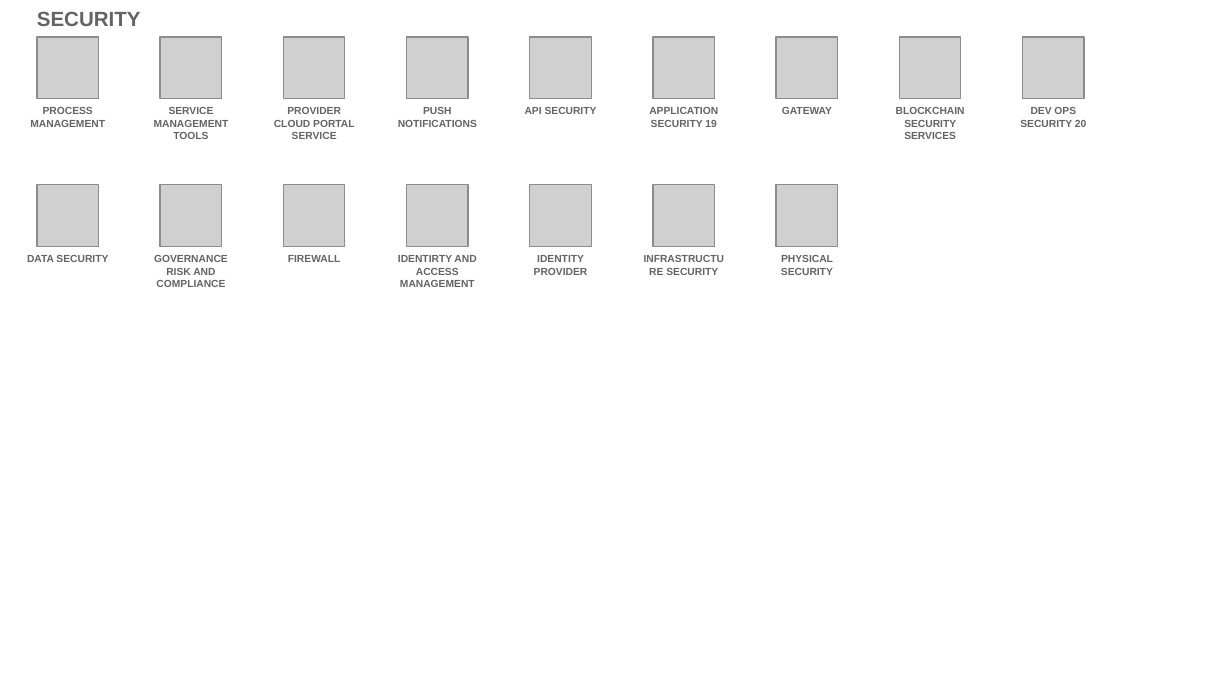
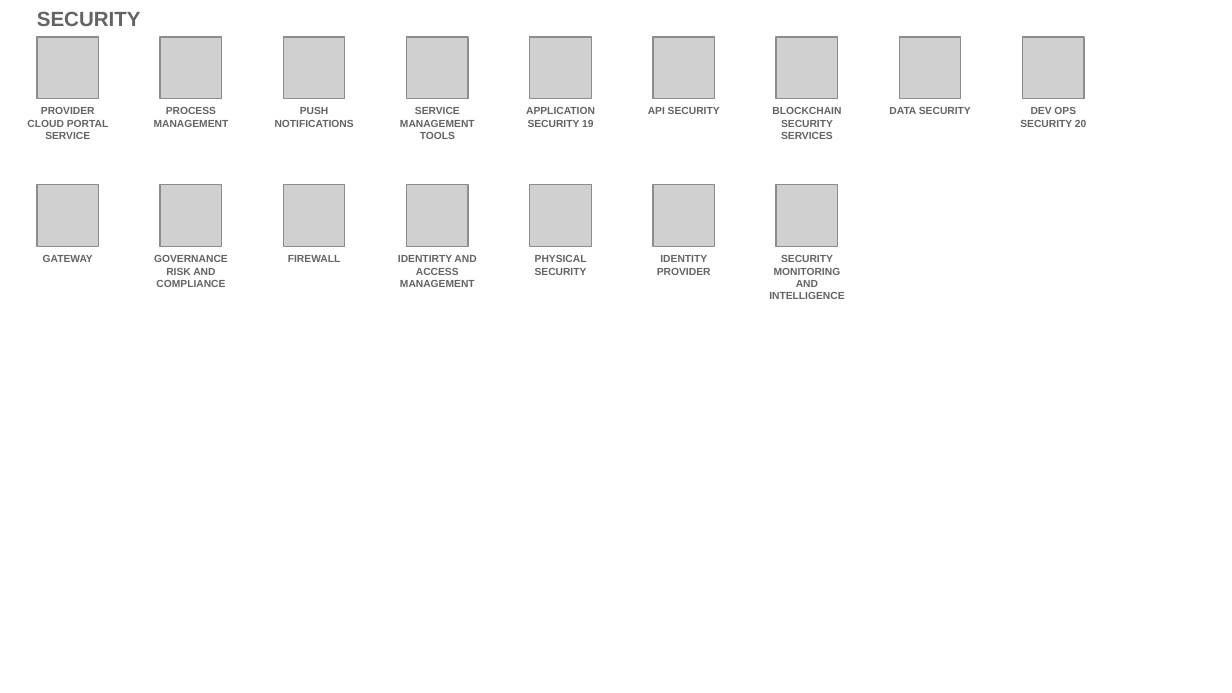
Before and after one commit to l2fprod/myarchitecture, a slide deck: slide 20 of mycatalog-architecture-diagram-template.pptx. Drawn at 1232x693 pixels with LibreOffice and Linux fonts; fonts in the diff are those of the drawing; grey boxes stand for pictures. Boxes give left, top, right and bottom in pixels: in the first picture for what was removed or moved away, otherwise in the second. Text is boxed around its words. In the diff, an @@ line names an element or a change of style, - is before the commit and + after.

```diff
--- a/mycatalog-architecture-diagram-template.pptx
+++ b/mycatalog-architecture-diagram-template.pptx
@@ text at <box>27,107,108,139</box>: text changed @@
-PROCESS MANAGEMENT
+PROVIDER CLOUD PORTAL SERVICE
@@ text at <box>154,107,229,127</box>: text changed @@
-SERVICE MANAGEMENT TOOLS
+PROCESS MANAGEMENT
@@ text "PUSH NOTIFICATIONS": place and size @@
-text "PUSH NOTIFICATIONS" at <box>398,107,477,127</box>
+text "PUSH NOTIFICATIONS" at <box>275,107,354,127</box>
@@ text removed at <box>274,107,354,139</box> @@
-PROVIDER CLOUD PORTAL SERVICE
@@ text added at <box>400,107,475,139</box>, 6 pt, text #646365, bold @@
+SERVICE MANAGEMENT TOOLS
@@ text at <box>526,107,595,127</box>: text changed @@
-API SECURITY
+APPLICATION SECURITY 19
@@ text at <box>648,107,720,114</box>: text changed @@
-APPLICATION SECURITY 19
+API SECURITY
@@ text at <box>772,107,841,139</box>: text changed @@
-GATEWAY
+BLOCKCHAIN SECURITY SERVICES
@@ text at <box>889,107,971,114</box>: text changed @@
-BLOCKCHAIN SECURITY SERVICES
+DATA SECURITY
@@ text at <box>43,255,93,262</box>: text changed @@
-DATA SECURITY
+GATEWAY
@@ text at <box>535,255,587,275</box>: text changed @@
-INFRASTRUCTURE SECURITY
+PHYSICAL SECURITY
@@ text "IDENTITY PROVIDER": place and size @@
-text "IDENTITY PROVIDER" at <box>534,255,588,275</box>
+text "IDENTITY PROVIDER" at <box>657,255,711,275</box>
@@ text at <box>769,255,844,299</box>: text changed @@
-PHYSICAL SECURITY
+SECURITY MONITORING AND INTELLIGENCE
```
Also in this commit, not shown: 19 other slides changed.
